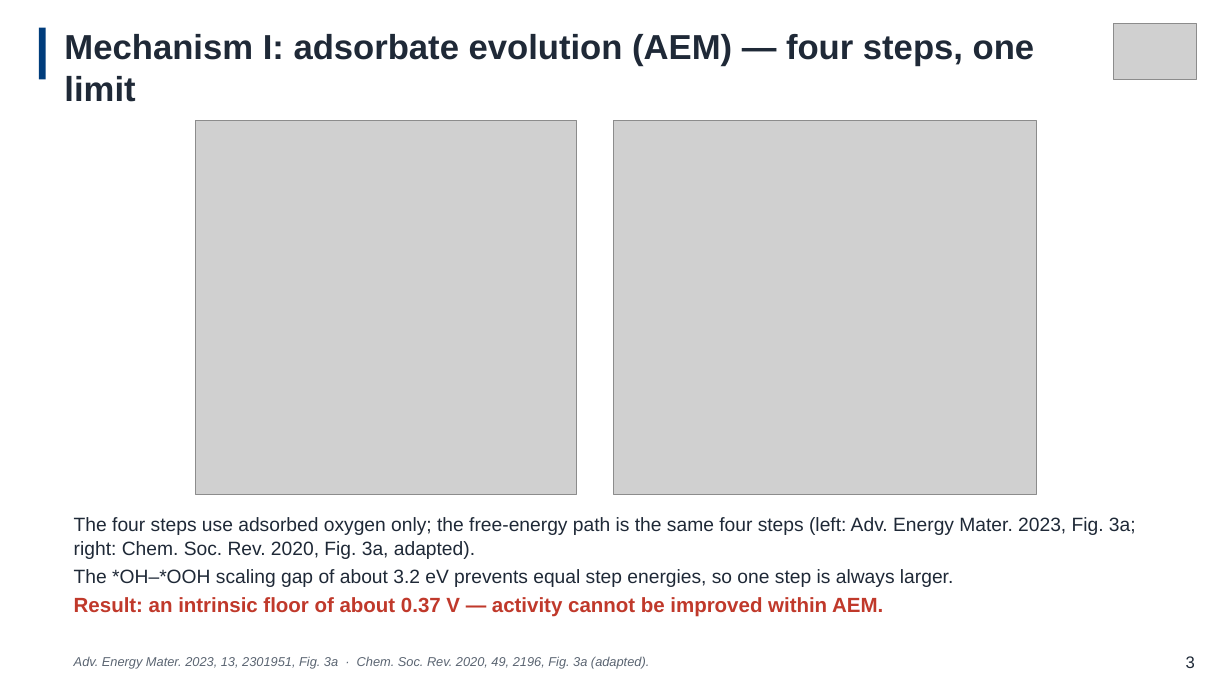
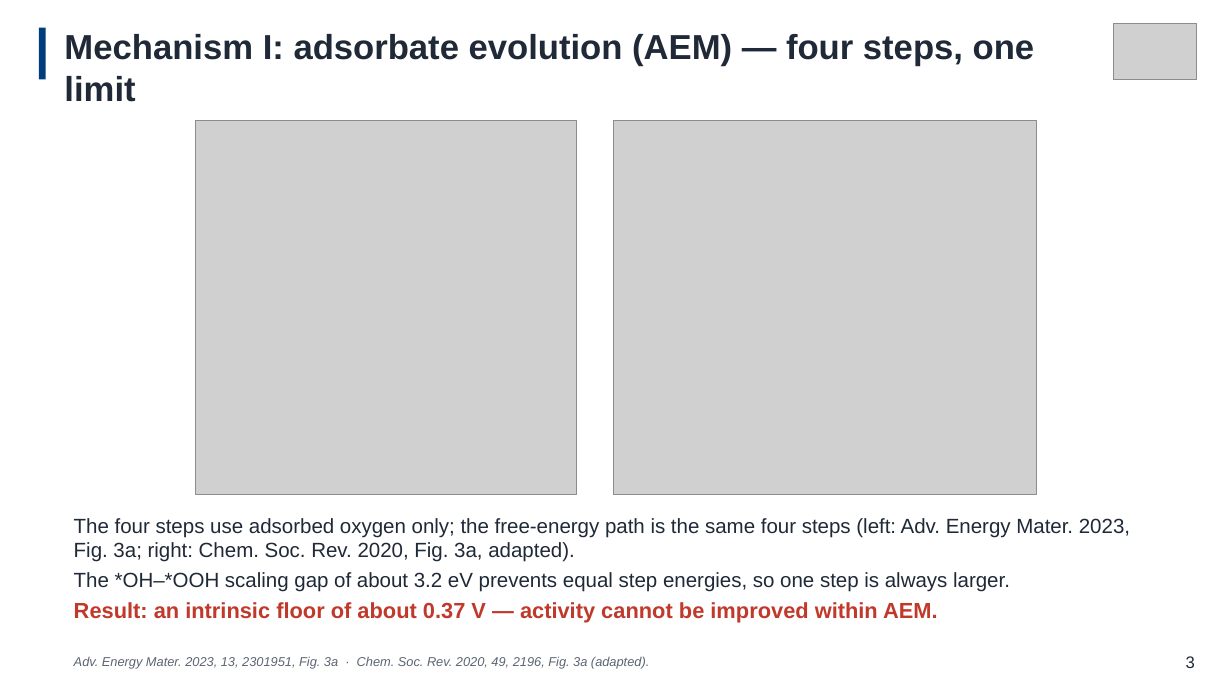
Before and after one commit to Oliver102259/test, a slide deck: slide 4 of FYP/重做PPT/9.24-v3.pptx. Drawn at 1232x693 pixels with LibreOffice and Linux fonts; fonts in the diff are those of the drawing; grey boxes stand for pictures. Boxes give left, top, right and bottom in pixels: in the first picture for what was removed or moved away, otherwise in the second. Text is boxed around its words. In the diff, an @@ line names an element or a change of style, - is before the commit and + after.

```diff
--- a/FYP/重做PPT/9.24-v3.pptx
+++ b/FYP/重做PPT/9.24-v3.pptx
@@ text "The four steps use adsorbed ..." at <box>74,518,1130,623</box>: size 15 to 16 pt in "The four steps use adsorbed oxygen only; ...", "The *OH–*OOH scaling gap of about 3.2 ..."; size 16 to 17 pt in "Result: an intrinsic floor of about 0.37 ..." @@
```
Also in this commit, not shown: 9 other slides changed.
